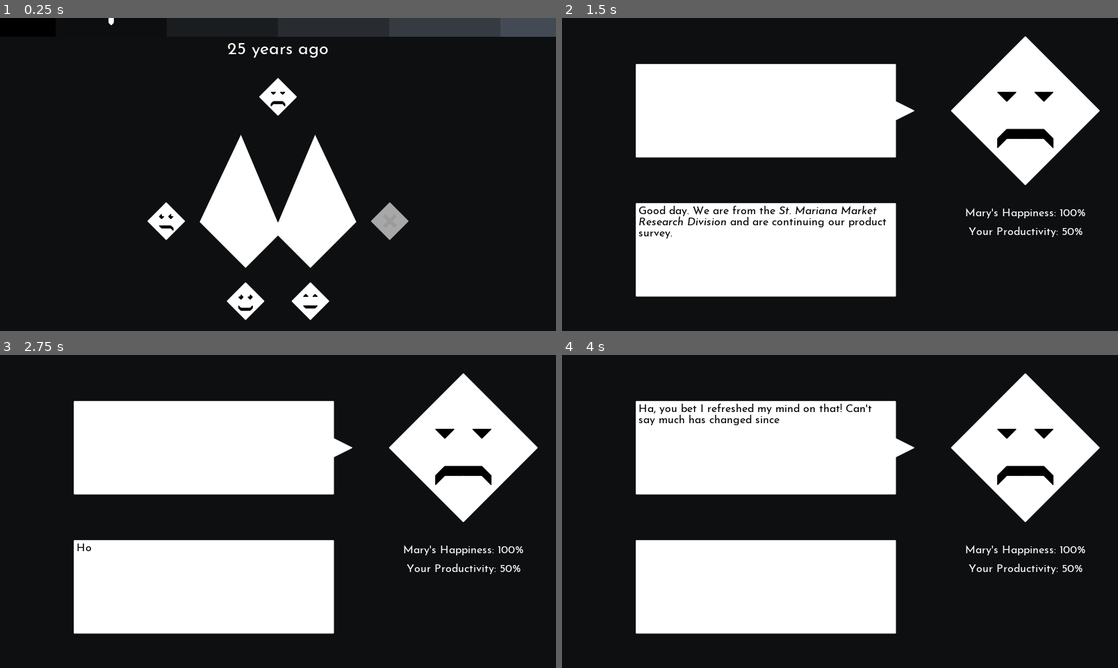
Above: before the commit, frames 1-4 (two rows, left to right).
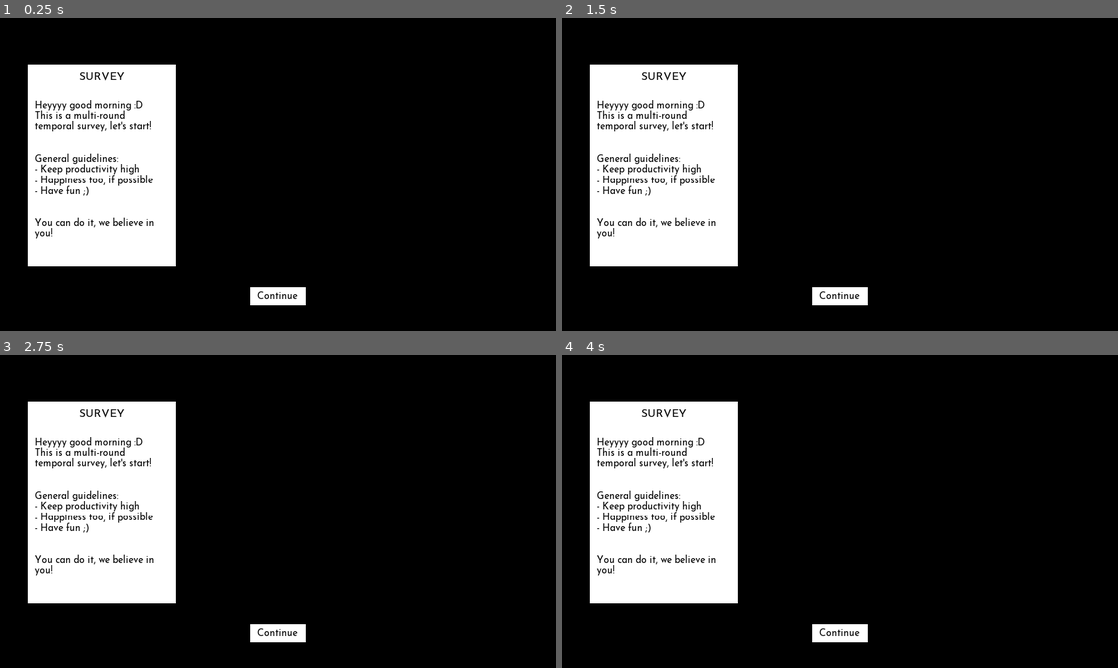
Above: after the commit, the same moments.

Repository: TidB/a-survey-in-a-small-town
Game: Godot game, scene res://assignment.tscn
Two runs of this game, one before a commit and one after it. Both use one fixed random seed, a clock stepped at 60 frames per second and the inputs below. Before the commit the project starts from res://start.tscn.
Inputs (mouse positions are in pixels of both pictures, inside the frame that each line leads up to):
- Up to frame 1 (0.25 s): no input
- Up to frame 2 (1.5 s): tap Enter at 0.5 s; move the mouse to (840, 96) at 0.52 s; click (840, 96) at 0.67 s; tap Space at 1.25 s; move the mouse to (1023, 111) at 1.27 s; click (1023, 111) at 1.42 s
- Up to frame 3 (2.75 s): move the mouse to (333, 442) at 2.02 s; click (333, 442) at 2.17 s
- Up to frame 4 (4 s): move the mouse to (812, 574) at 2.77 s; click (812, 574) at 2.92 s; move the mouse to (1006, 558) at 3.52 s; click (1006, 558) at 3.67 s

The runs differ from the first frame. In frame 1, 29% of the frame differs, in the area x 5-100%, y 0-97%; in frame 2, 34%; in frame 3, 34%; in frame 4, 34%, in the area x 5-97%, y 5-92%.

Commit message:
Implemented basic flow

Diff:
--- a/Global.gd
+++ b/Global.gd
@@ -2,6 +2,7 @@
 
 enum Person {Mary, Alison, Emily, Alex, Nelly}
 const TEXT_SPEED = 5.0
+enum ReportState {Survey, Assignment, Evaluation}
 
 const ORDER = [2, 1, 3, 4, 0, 5]
 const TIME_CONFIG = [
@@ -53,9 +54,10 @@
 var picked = []
 
 var timelines = 6
-var current_step = 1
+var current_step = 0
 var current_time setget ,get_current_time
 var current_config setget ,get_current_config
+var report_state = ReportState.Survey
 var productivity = 50
 var interview_person
 
@@ -81,6 +83,15 @@
 func interview_finished():
 	if len(picked) >= len(self.current_config["avail"]):
 		current_step += 1
+		report_state = ReportState.Evaluation
+		picked = []
+		get_tree().change_scene("res://assignment.tscn")
+	else:
+		get_tree().change_scene("res://start.tscn")
+
+func evaluation_finished():
+	if report_state == ReportState.Evaluation or report_state == ReportState.Survey:
+		report_state = ReportState.Assignment
 		get_tree().change_scene("res://assignment.tscn")
 	else:
 		get_tree().change_scene("res://start.tscn")
--- /dev/null
+++ b/assignment.gd
@@ -0,0 +1,37 @@
+extends Node2D
+
+
+func _ready():
+	$Button/CollisionPolygon2D.polygon = $Button/Polygon2D.polygon
+	if Global.report_state == Global.ReportState.Assignment:
+		set_assignment()
+	elif Global.report_state == Global.ReportState.Evaluation:
+		set_evaluation()
+	elif Global.report_state == Global.ReportState.Survey:
+		set_survey()
+
+func set_survey():
+	$survey.visible = true
+	$survey/bg.color = Color.white
+	$assignment.visible = false
+	$evaluation.visible = false
+
+func set_assignment():
+	$survey.visible = true
+	$survey/bg.color = Color.darkgray
+	$assignment.visible = true
+	$assignment/bg.color = Color.white
+	$evaluation.visible = false
+
+func set_evaluation():
+	$survey.visible = true
+	$survey/bg.color = Color.darkgray
+	$assignment.visible = true
+	$assignment/bg.color = Color.darkgray
+	$evaluation.visible = true
+	$evaluation/bg.color = Color.white
+
+
+func _on_Button_input_event(viewport, event, shape_idx):
+	if (event is InputEventMouseButton && event.pressed):
+		Global.evaluation_finished()
--- a/assignment.tscn
+++ b/assignment.tscn
@@ -1,6 +1,7 @@
-[gd_scene load_steps=5 format=2]
+[gd_scene load_steps=7 format=2]
 
 [ext_resource path="res://font/JosefinSans-Regular.ttf" type="DynamicFontData" id=1]
+[ext_resource path="res://assignment.gd" type="Script" id=2]
 
 [sub_resource type="DynamicFont" id=1]
 size = 40
@@ -14,16 +15,63 @@
 size = 35
 font_data = ExtResource( 1 )
 
+[sub_resource type="DynamicFont" id=4]
+size = 35
+font_data = ExtResource( 1 )
+
 [node name="Node2D" type="Node2D"]
+script = ExtResource( 2 )
 
 [node name="Background" type="Polygon2D" parent="."]
 color = Color( 0, 0, 0, 1 )
 polygon = PoolVector2Array( 0, 0, 0, 1080, 1920, 1080, 1920, 0 )
 
+[node name="survey" type="Node2D" parent="."]
+position = Vector2( 96, 160 )
+
+[node name="bg" type="Polygon2D" parent="survey"]
+polygon = PoolVector2Array( 0, 0, 512, 0, 512, 696, 0, 696 )
+
+[node name="Label" type="Label" parent="survey"]
+margin_left = 120.0
+margin_top = 24.0
+margin_right = 390.0
+margin_bottom = 64.0
+custom_fonts/font = SubResource( 1 )
+custom_colors/font_color = Color( 0, 0, 0, 1 )
+text = "SURVEY"
+align = 1
+__meta__ = {
+"_edit_use_anchors_": false
+}
+
+[node name="RichTextLabel" type="RichTextLabel" parent="survey"]
+margin_left = 24.0
+margin_top = 88.0
+margin_right = 488.0
+margin_bottom = 672.0
+custom_fonts/normal_font = SubResource( 2 )
+custom_colors/default_color = Color( 0, 0, 0, 1 )
+text = "
+Heyyyy good morning :D
+This is a multi-round temporal survey, let's start!
+
+
+General guidelines:
+- Keep productivity high
+- Happiness too, if possible
+- Have fun ;)
+
+
+You can do it, we believe in you!"
+__meta__ = {
+"_edit_use_anchors_": false
+}
+
 [node name="assignment" type="Node2D" parent="."]
-position = Vector2( 704, 192 )
+position = Vector2( 704, 160 )
 
-[node name="AssignmentBg" type="Polygon2D" parent="assignment"]
+[node name="bg" type="Polygon2D" parent="assignment"]
 polygon = PoolVector2Array( 0, 0, 512, 0, 512, 696, 0, 696 )
 
 [node name="Label" type="Label" parent="assignment"]
@@ -46,24 +94,19 @@
 custom_fonts/normal_font = SubResource( 2 )
 custom_colors/default_color = Color( 0, 0, 0, 1 )
 text = "
-Heyyyy good morning :D
-This is a multi-round temporal survey, let's start!
+Round 1: Timeline ±0
 
-- Round 1: Timeline ±0
-- Keep productivity high
-- Happiness too, if possible
-- Have fun ;)
+This is technically the first interview, so no choices yet :)
 
-Find the questions in attachment 1-1.
-
-PS: You can do it, we believe in you!"
+Find the questions in attachment 1-1."
 __meta__ = {
 "_edit_use_anchors_": false
 }
 
 [node name="evaluation" type="Node2D" parent="."]
+position = Vector2( 0, -32 )
 
-[node name="EvaluationBg" type="Polygon2D" parent="evaluation"]
+[node name="bg" type="Polygon2D" parent="evaluation"]
 position = Vector2( 1312, 192 )
 polygon = PoolVector2Array( 0, 0, 512, 0, 512, 696, 0, 696 )
 
@@ -92,3 +135,25 @@
 __meta__ = {
 "_edit_use_anchors_": false
 }
+
+[node name="Button" type="Area2D" parent="."]
+position = Vector2( 864, 928 )
+
+[node name="Polygon2D" type="Polygon2D" parent="Button"]
+polygon = PoolVector2Array( 0, 0, 0, 64, 192, 64, 192, 0 )
+
+[node name="CollisionPolygon2D" type="CollisionPolygon2D" parent="Button"]
+
+[node name="Label" type="Label" parent="Button"]
+margin_left = 24.0
+margin_top = 16.0
+margin_right = 185.0
+margin_bottom = 56.0
+custom_fonts/font = SubResource( 4 )
+custom_colors/font_color = Color( 0, 0, 0, 1 )
+text = "Continue"
+__meta__ = {
+"_edit_use_anchors_": false
+}
+
+[connection signal="input_event" from="Button" to="." method="_on_Button_input_event"]
--- a/project.godot
+++ b/project.godot
@@ -11,7 +11,7 @@
 [application]
 
 config/name="A Survey in a Small Town"
-run/main_scene="res://start.tscn"
+run/main_scene="res://assignment.tscn"
 config/icon="res://icon.png"
 
 [autoload]
Not shown, changed: dialogue/mary.txt
Not shown, changed: dialogue/nelly.txt
